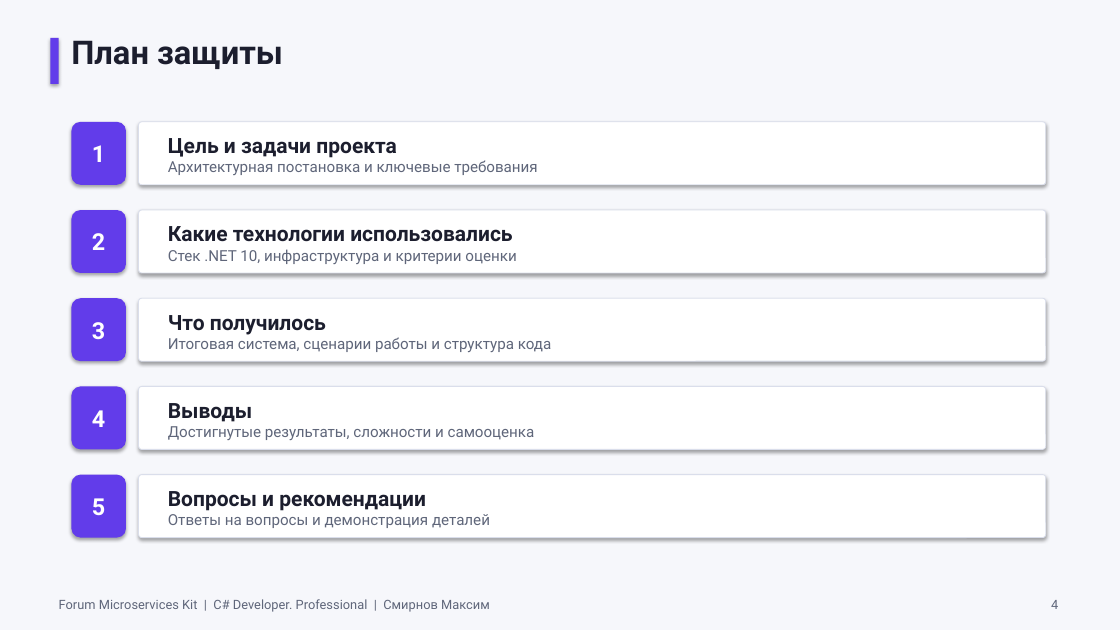
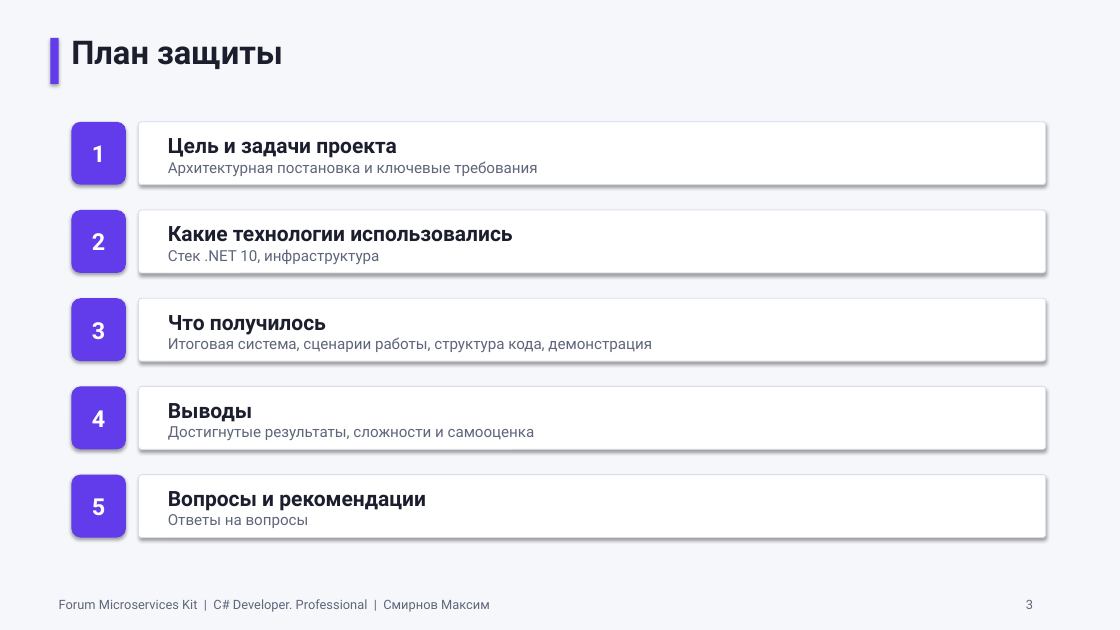
Before and after one commit to smirnovMV-dev/otus-forum, a slide deck: slide 3 of Workaround/Presentation/Forum_Microservices_Kit_Defense.pptx (slide 4 before the commit). Drawn at 1120x630 pixels with LibreOffice and Linux fonts; fonts in the diff are those of the drawing. Boxes give left, top, right and bottom in pixels: in the first picture for what was removed or moved away, otherwise in the second. Text is boxed around its words. In the diff, an @@ line names an element or a change of style, - is before the commit and + after.

```diff
--- a/Workaround/Presentation/Forum_Microservices_Kit_Defense.pptx
+++ b/Workaround/Presentation/Forum_Microservices_Kit_Defense.pptx
@@ text at (168, 249, 379, 264): text changed @@
-Стек .NET 10, инфраструктура и критерии оценки
+Стек .NET 10, инфраструктура
@@ text at (168, 337, 652, 352): text changed @@
-Итоговая система, сценарии работы и структура кода
+Итоговая система, сценарии работы, структура кода, демонстрация
@@ text at (168, 514, 309, 528): text changed @@
-Ответы на вопросы и демонстрация деталей
+Ответы на вопросы
@@ text added at (1026, 600, 1033, 609), 11 pt, text #5F667A @@
+3
@@ text removed at (1051, 600, 1058, 609) @@
-4
```
Also in this commit, not shown: 13 other slides changed, 1 slide added, 2 slides removed.
